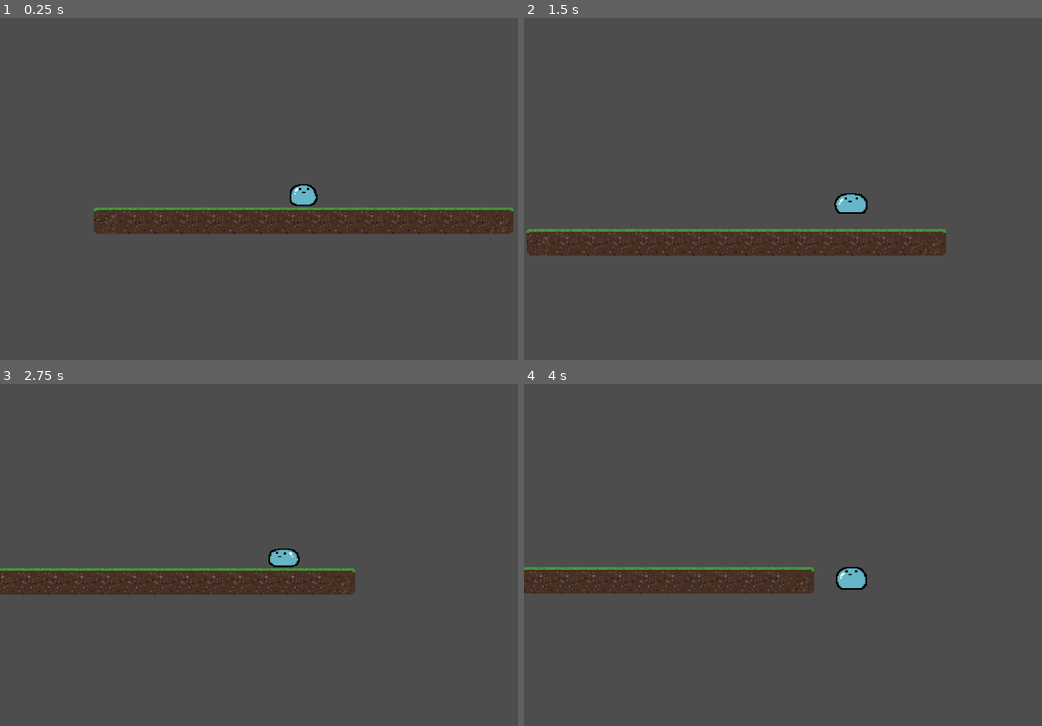
Above: before the commit, frames 1-4 (two rows, left to right).
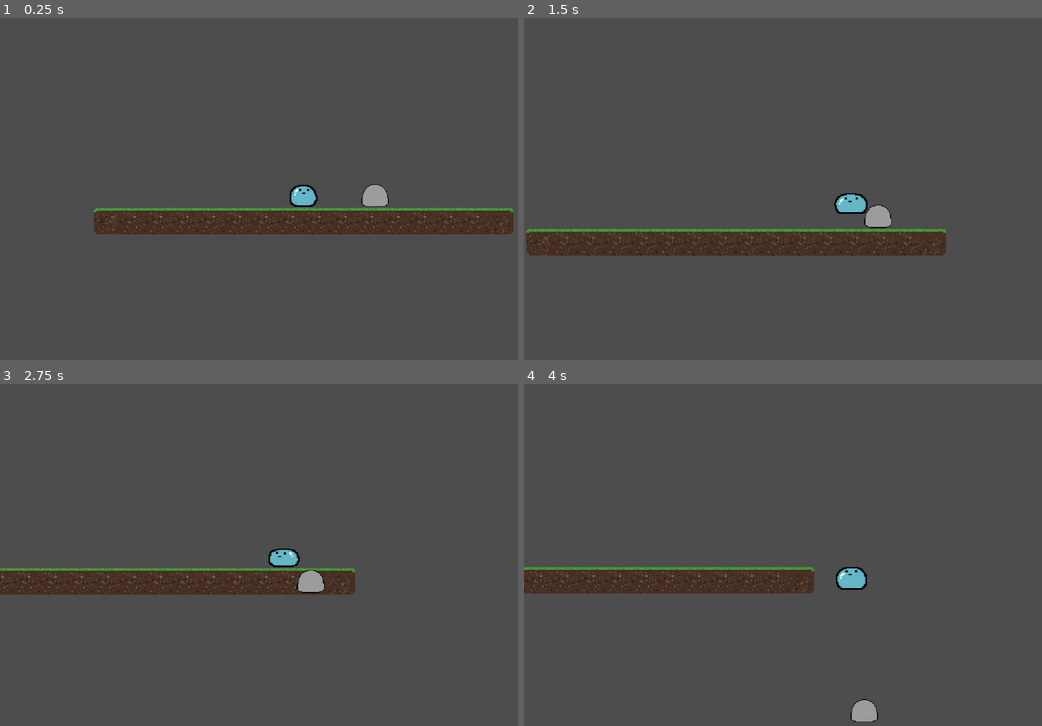
Above: after the commit, the same moments.

Repository: Ball-Tigers/Sutra
Game: Godot game, scene res://scenes/Test.tscn
The game is run twice, just before and just after one commit, with the same random seed, the same clock (stepped at 60 frames per second) and the same inputs. This scene is started directly instead of the project's main scene.
Inputs:
- Up to frame 1 (0.25 s): no input
- Up to frame 2 (1.5 s): hold D (right) from 0.53 s (still down); tap Space (jump) at 0.6, 0.77, 1.07, 1.35 s
- Up to frame 3 (2.75 s): tap Space (jump) at 1.52, 1.82, 2.1 s; release D (right) at 2.03 s; hold A (left) from 2.03 s (still down)
- Up to frame 4 (4 s): release A (left) at 2.78 s; hold D (right) from 2.78 s (still down); tap Space (jump) at 2.85, 3.02, 3.32, 3.6, 3.77 s

The runs differ from the first frame. In frame 1, 1.3% of the frame differs, in the area x 18-100%, y 48-64%; in frame 2, 0.3%; in frame 3, 0.3%; in frame 4, 0.3%.

Commit message:
standing on top of pushables

Diff:
--- a/project.godot
+++ b/project.godot
@@ -19,22 +19,29 @@
 
 project/assembly_name="Sutra"
 
+[global_group]
+
+Pushables=""
+
 [input]
 
 jump={
 "deadzone": 0.5,
 "events": [Object(InputEventKey,"resource_local_to_scene":false,"resource_name":"","device":-1,"window_id":0,"alt_press …(191 unchanged characters)…
 , Object(InputEventKey,"resource_local_to_scene":false,"resource_name":"","device":-1,"window_id":0,"alt_pressed":false …(183 unchanged characters)…
+, Object(InputEventKey,"resource_local_to_scene":false,"resource_name":"","device":-1,"window_id":0,"alt_pressed":false,"shift_pressed":false,"ctrl_pressed":false,"meta_pressed":false,"pressed":false,"keycode":0,"physical_keycode":4194320,"key_label":0,"unicode":0,"location":0,"echo":false,"script":null)
 ]
 }
 left={
 "deadzone": 0.5,
 "events": [Object(InputEventKey,"resource_local_to_scene":false,"resource_name":"","device":-1,"window_id":0,"alt_press …(191 unchanged characters)…
+, Object(InputEventKey,"resource_local_to_scene":false,"resource_name":"","device":-1,"window_id":0,"alt_pressed":false,"shift_pressed":false,"ctrl_pressed":false,"meta_pressed":false,"pressed":false,"keycode":0,"physical_keycode":4194319,"key_label":0,"unicode":0,"location":0,"echo":false,"script":null)
 ]
 }
 right={
 "deadzone": 0.5,
 "events": [Object(InputEventKey,"resource_local_to_scene":false,"resource_name":"","device":-1,"window_id":0,"alt_press …(192 unchanged characters)…
+, Object(InputEventKey,"resource_local_to_scene":false,"resource_name":"","device":-1,"window_id":0,"alt_pressed":false,"shift_pressed":false,"ctrl_pressed":false,"meta_pressed":false,"pressed":false,"keycode":0,"physical_keycode":4194321,"key_label":0,"unicode":0,"location":0,"echo":false,"script":null)
 ]
 }
 duplicate={
@@ -43,16 +50,6 @@
 , Object(InputEventMouseButton,"resource_local_to_scene":false,"resource_name":"","device":-1,"window_id":0,"alt_presse …(246 unchanged characters)…
 ]
 }
-walkLeft={
-"deadzone": 0.5,
-"events": [Object(InputEventKey,"resource_local_to_scene":false,"resource_name":"","device":-1,"window_id":0,"alt_pressed":false,"shift_pressed":false,"ctrl_pressed":false,"meta_pressed":false,"pressed":false,"keycode":0,"physical_keycode":65,"key_label":0,"unicode":97,"location":0,"echo":false,"script":null)
-]
-}
-walkRight={
-"deadzone": 0.5,
-"events": [Object(InputEventKey,"resource_local_to_scene":false,"resource_name":"","device":-1,"window_id":0,"alt_pressed":false,"shift_pressed":false,"ctrl_pressed":false,"meta_pressed":false,"pressed":false,"keycode":0,"physical_keycode":68,"key_label":0,"unicode":100,"location":0,"echo":false,"script":null)
-]
-}
 
 [rendering]
 
--- a/scenes/Pebble.tscn
+++ b/scenes/Pebble.tscn
@@ -10,9 +10,11 @@
 
 [node name="Pebble" type="Node2D"]
 
-[node name="RigidBody2D" type="RigidBody2D" parent="."]
+[node name="RigidBody2D" type="RigidBody2D" parent="." groups=["Pushables"]]
 collision_layer = 2
 collision_mask = 2
+mass = 50.0
+gravity_scale = 2.0
 script = ExtResource("1_3fke3")
 
 [node name="CollisionShape2D" type="CollisionShape2D" parent="RigidBody2D"]
@@ -21,6 +23,7 @@
 [node name="Pebble" type="Sprite2D" parent="RigidBody2D"]
 position = Vector2(0, -1)
 scale = Vector2(0.54375, 0.54375)
+texture = ExtResource("2_3gogt")
 
 [node name="Area2D" type="Area2D" parent="RigidBody2D"]
 
@@ -28,12 +31,6 @@
 shape = SubResource("RectangleShape2D_lvka2")
 disabled = true
 
-[node name="Pebble" type="Sprite2D" parent="."]
-position = Vector2(0, -1)
-scale = Vector2(0.54375, 0.54375)
-
-[node name="Area2D" type="Area2D" parent="RigidBody2D"]
-
-[node name="CollisionShape2D" type="CollisionShape2D" parent="RigidBody2D/Area2D"]
-shape = SubResource("RectangleShape2D_lvka2")
-disabled = true
+[connection signal="body_entered" from="RigidBody2D" to="RigidBody2D" method="_on_body_entered"]
+[connection signal="body_shape_entered" from="RigidBody2D" to="RigidBody2D" method="_on_body_shape_entered"]
+[connection signal="body_entered" from="RigidBody2D/Area2D" to="RigidBody2D" method="_on_area_2d_body_entered"]
--- a/scenes/Test.tscn
+++ b/scenes/Test.tscn
@@ -14,6 +14,7 @@
 tile_set = ExtResource("1_nlra5")
 
 [node name="Player" parent="." instance=ExtResource("1_va60e")]
+position = Vector2(1, -1)
 collision_layer = 3
 
 [node name="Pebble" parent="." instance=ExtResource("2_g2rqu")]
--- /dev/null
+++ b/scripts/player.gd
@@ -0,0 +1,41 @@
+extends CharacterBody2D
+
+
+const SPEED = 150.0
+const JUMP_VELOCITY = -300.0
+
+@onready var animated_sprite: AnimatedSprite2D = $AnimatedSprite2D
+
+func _physics_process(delta: float) -> void:
+	# Add the gravity.
+	if not is_on_floor():
+		velocity += get_gravity() * delta
+
+	# Handle jump.
+	if Input.is_action_just_pressed("jump") and is_on_floor():
+		velocity.y = JUMP_VELOCITY
+
+	# Get the input direction and handle the movement/deceleration.
+	# As good practice, you should replace UI actions with custom gameplay actions.
+	var direction := Input.get_axis("walkLeft", "walkRight")
+	if direction > 0:
+		animated_sprite.flip_h = false
+	if direction < 0:
+		animated_sprite.flip_h = true
+	if direction:
+		velocity.x = direction * SPEED
+	else:
+		velocity.x = move_toward(velocity.x, 0, SPEED)
+
+	move_and_slide()
+
+func _on_layer_2_collision_body_entered(body: Node2D) -> void:
+	if body.is_in_group("Pushables"):
+		body.collision_layer = 1
+		body.collision_mask = 1
+
+
+func _on_layer_2_collision_body_exited(body: Node2D) -> void:
+	if body.is_in_group("Pushables"):
+		body.collision_layer = 2
+		body.collision_mask = 2
--- a/scripts/player_movement/player.gd
+++ b/scripts/player_movement/player.gd
@@ -31,3 +31,15 @@
 		player_size -= size_scaling
 	self.scale.x = player_size
 	self.scale.y = player_size
+
+
+func _on_layer_2_collision_body_entered(body: Node2D) -> void:
+	if body.is_in_group("Pushables"):
+		body.collision_layer = 1
+		body.collision_mask = 1
+
+
+func _on_layer_2_collision_body_exited(body: Node2D) -> void:
+	if body.is_in_group("Pushables"):
+		body.collision_layer = 2
+		body.collision_mask = 2
Not shown: 1 places in scenes/Level1.tscn that only renumber resources
Not shown: 1 places in scenes/Pebble.tscn that only renumber resources
